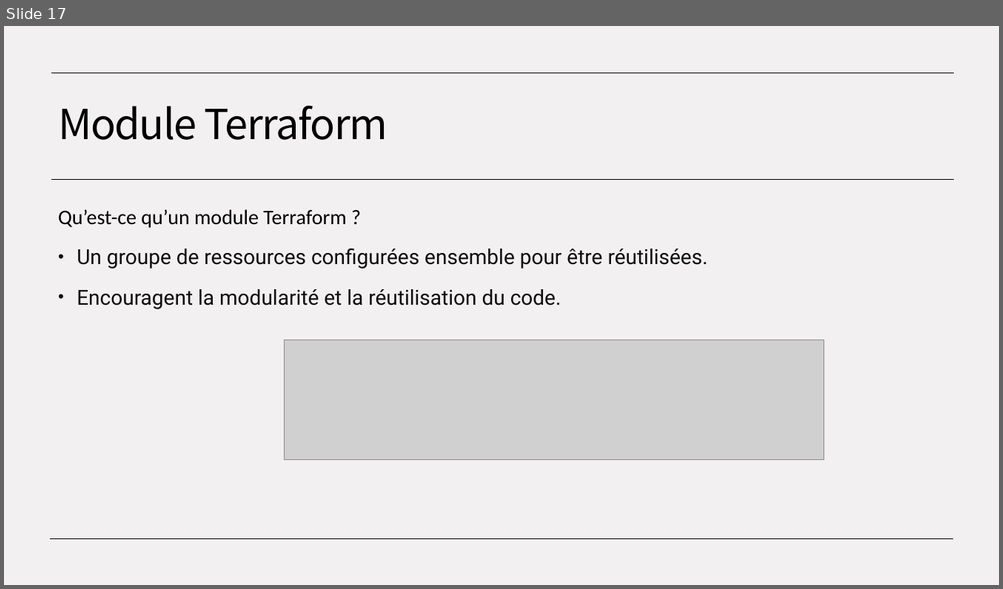
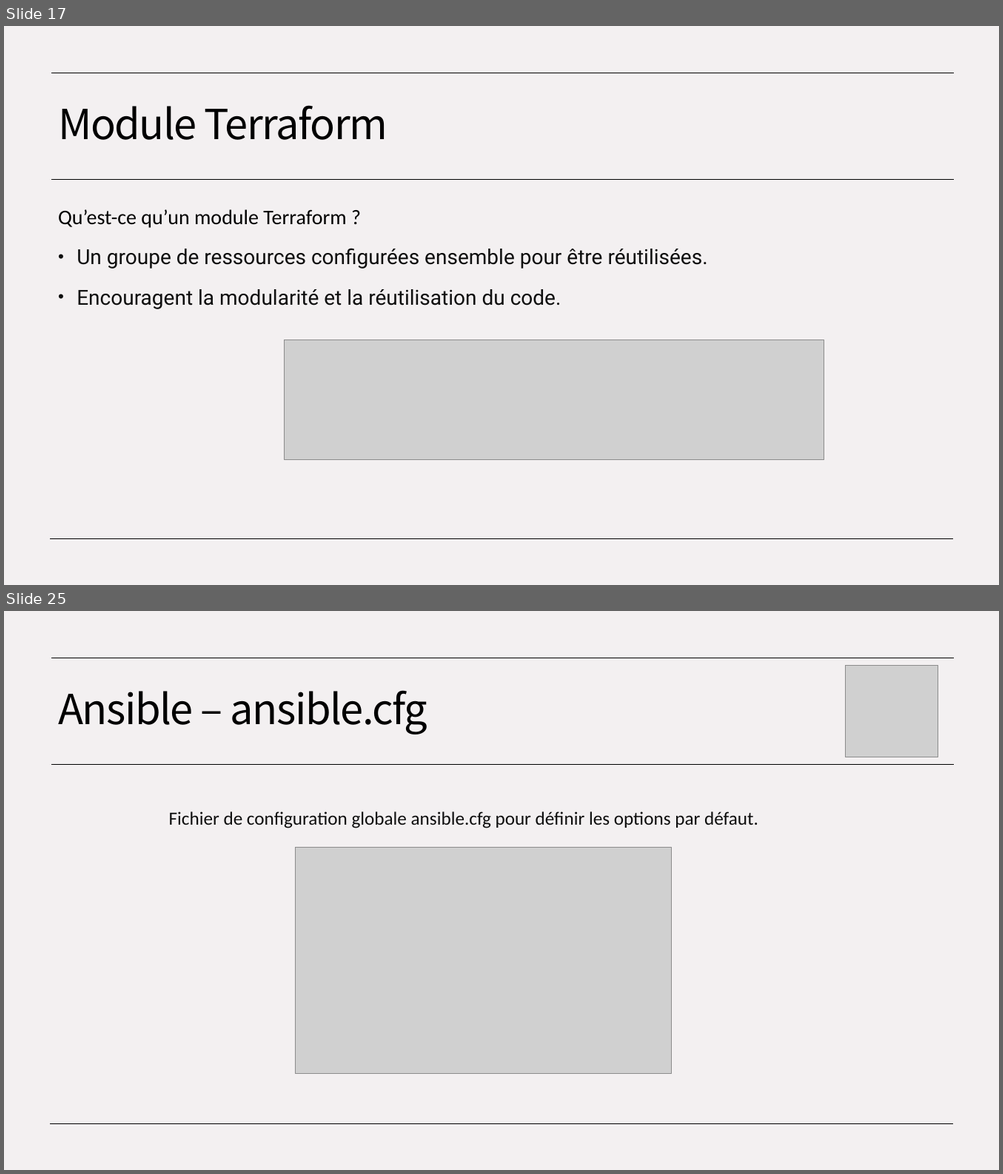
Before and after one commit to ConstevoTechnologies/EPSI---IaC, a slide deck: EPSI - Module IaC.pptx. Shown one above the other, each under a label of ours: slide 17 before the commit, slides 17 and 25 after it; the slides between them are not shown. The pictures are 1003x589 and 1003x1174 pixels, drawn with LibreOffice and Linux fonts; fonts in the diff are those of the drawing; grey boxes stand for pictures. Boxes give left, top, right and bottom in pixels: in the first picture for what was removed or moved away, otherwise in the second. Text is boxed around its words. In the diff, an @@ line names an element or a change of style, - is before the commit and + after.

```diff
--- a/EPSI - Module IaC.pptx
+++ b/EPSI - Module IaC.pptx
@@ slide 25 added at box(4, 611, 999, 1170), background #F3F0F1; not listed: 3 template elements that a slide beside it also shows @@
@@ picture added at box(845, 666, 938, 758) @@
@@ title added at box(58, 690, 427, 735), 40 pt, text #000000 @@
+Ansible – ansible.cfg
@@ text added at box(169, 812, 758, 829), 18 pt, text #0E0E0E @@
+Fichier de configuration globale ansible.cfg pour définir les options par défaut.
@@ picture added at box(296, 848, 671, 1073) @@
```
Also in this commit, not shown: 9 other slides added.
